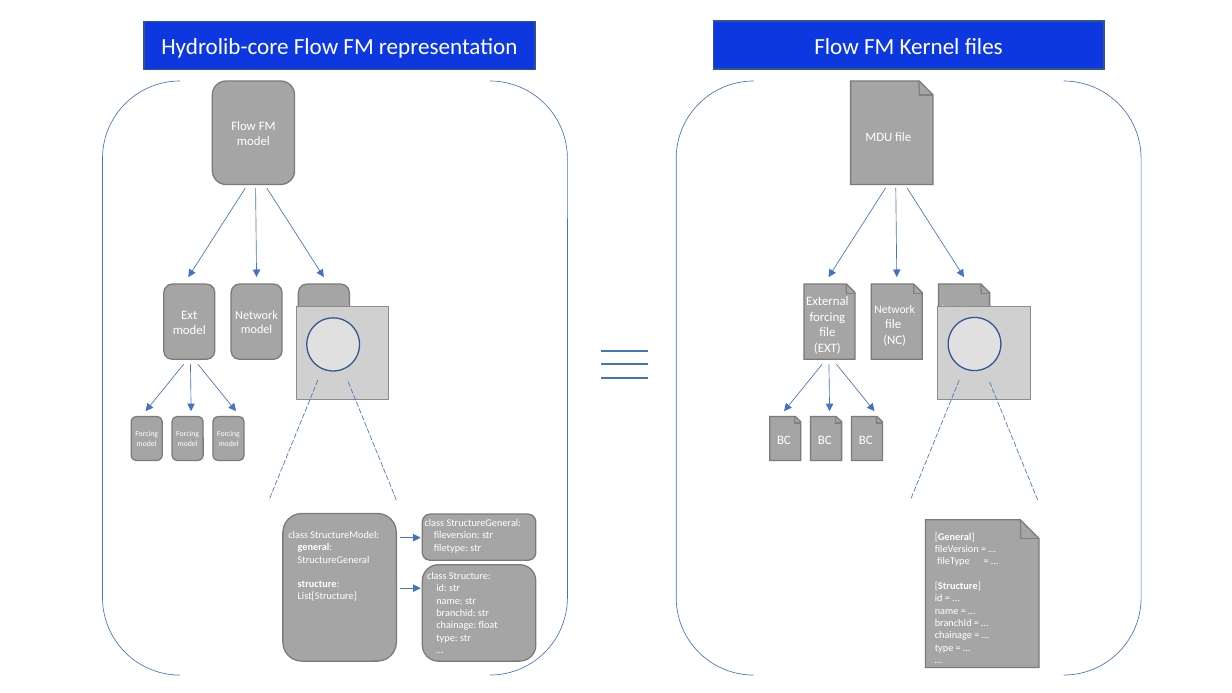
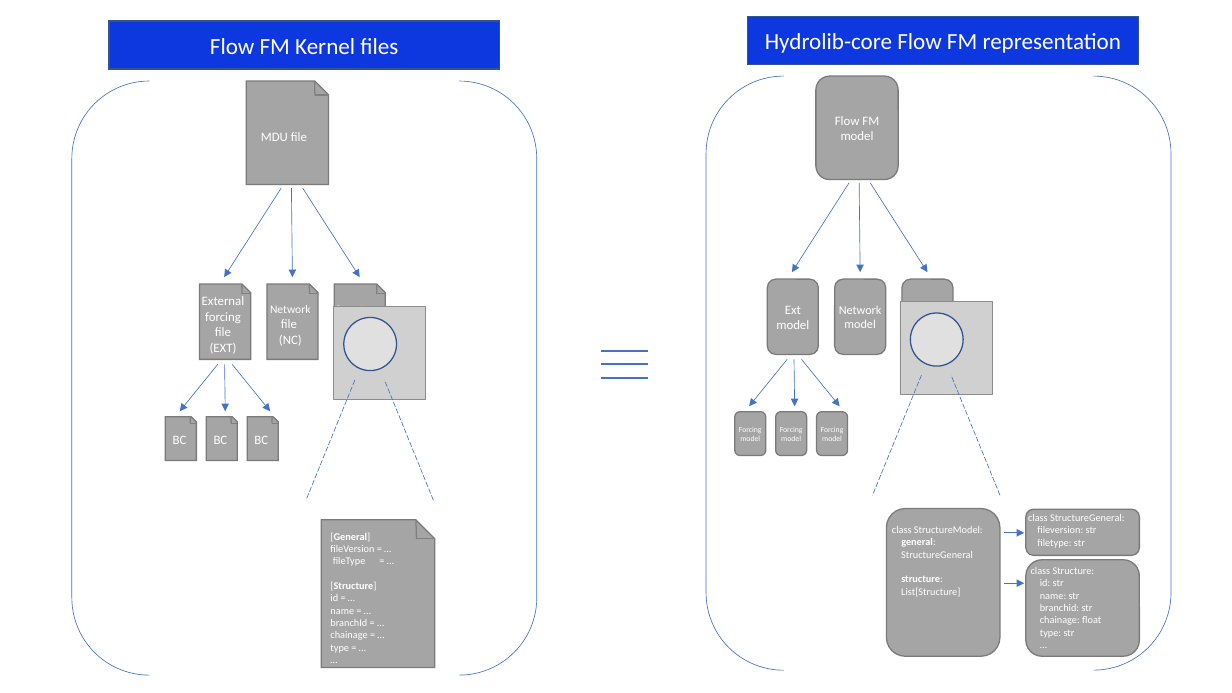
Before and after one commit to Deltares/HYDROLIB-core, a slide deck: slide 7 of docs/tutorials/dsd_2024/presentation/presentation.pptx. Drawn at 1232x693 pixels with LibreOffice and Linux fonts; fonts in the diff are those of the drawing; grey boxes stand for pictures. Boxes give left, top, right and bottom in pixels: in the first picture for what was removed or moved away, otherwise in the second. Text is boxed around its words. In the diff, an @@ line names an element or a change of style, - is before the commit and + after.

```diff
--- a/docs/tutorials/dsd_2024/presentation/presentation.pptx
+++ b/docs/tutorials/dsd_2024/presentation/presentation.pptx
@@ 18 lines, 8 snip rects, 6 arrows, 1 picture, 1 rectangle, 1 bracket pair, 1 ellipse: place and size @@
-18 lines, 8 snip rects, 6 arrows, 1 picture, 1 rectangle, 1 bracket pair, 1 ellipse at bbox=[677, 21, 1141, 676]
+18 lines, 8 snip rects, 6 arrows, 1 picture, 1 rectangle, 1 bracket pair, 1 ellipse at bbox=[72, 21, 537, 676]
@@ 10 rounded rectangles, 8 arrows, 2 lines, 1 picture, 1 rectangle, 1 bracket pair, 1 ellipse: place and size @@
-10 rounded rectangles, 8 arrows, 2 lines, 1 picture, 1 rectangle, 1 bracket pair, 1 ellipse at bbox=[103, 21, 567, 676]
+10 rounded rectangles, 8 arrows, 2 lines, 1 picture, 1 rectangle, 1 bracket pair, 1 ellipse at bbox=[706, 17, 1171, 670]
```
Also in this commit, not shown: 5 other slides changed, 1 slide added.
